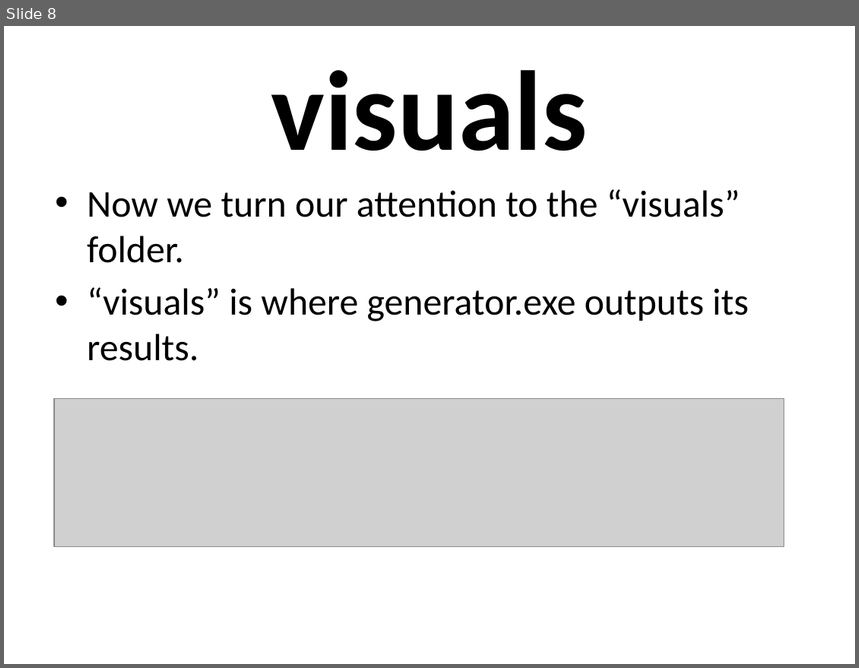
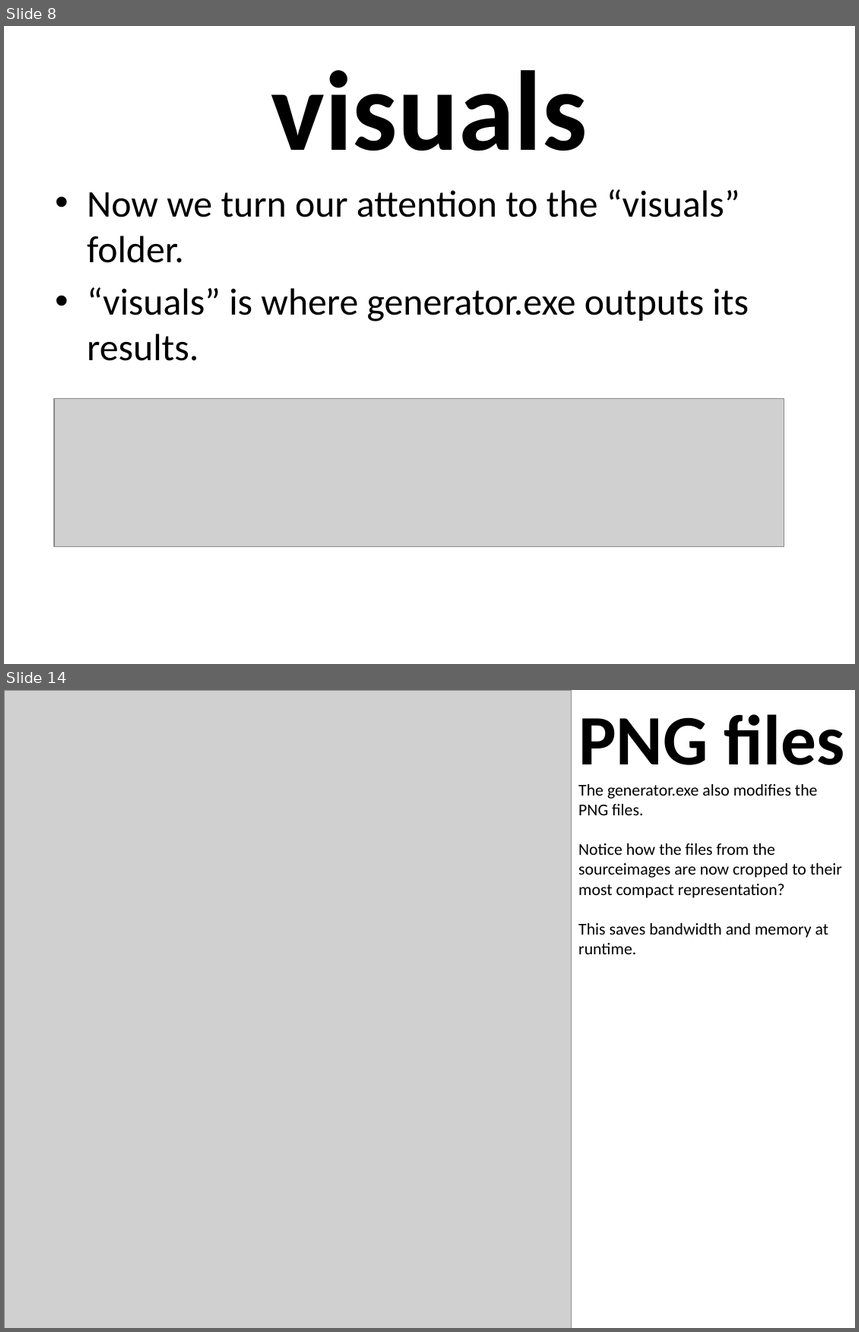
Before and after one commit to a2g/ArtToEngineCodeGen, a slide deck: docs/A2gGeneratorDocumentation.pptx. Shown one above the other, each under a label of ours: slide 8 before the commit, slides 8 and 14 after it; the slides between them are not shown. The pictures are 859x668 and 859x1332 pixels, drawn with LibreOffice and Linux fonts; fonts in the diff are those of the drawing; grey boxes stand for pictures. Boxes give left, top, right and bottom in pixels: in the first picture for what was removed or moved away, otherwise in the second. Text is boxed around its words. In the diff, an @@ line names an element or a change of style, - is before the commit and + after.

```diff
--- a/docs/A2gGeneratorDocumentation.pptx
+++ b/docs/A2gGeneratorDocumentation.pptx
@@ slide 14 added at [4,690,855,1328], background #FFFFFF @@
@@ picture added at [4,690,572,1328] @@
@@ text added at [579,714,845,954], 14 pt, text #000000 @@
+PNG files
+The generator.exe also modifies the PNG files.
+Notice how the files from the sourceimages are now cropped to their most compact representation?
+This saves bandwidth and memory at runtime.
```
Also in this commit, not shown: 4 slides changed.
